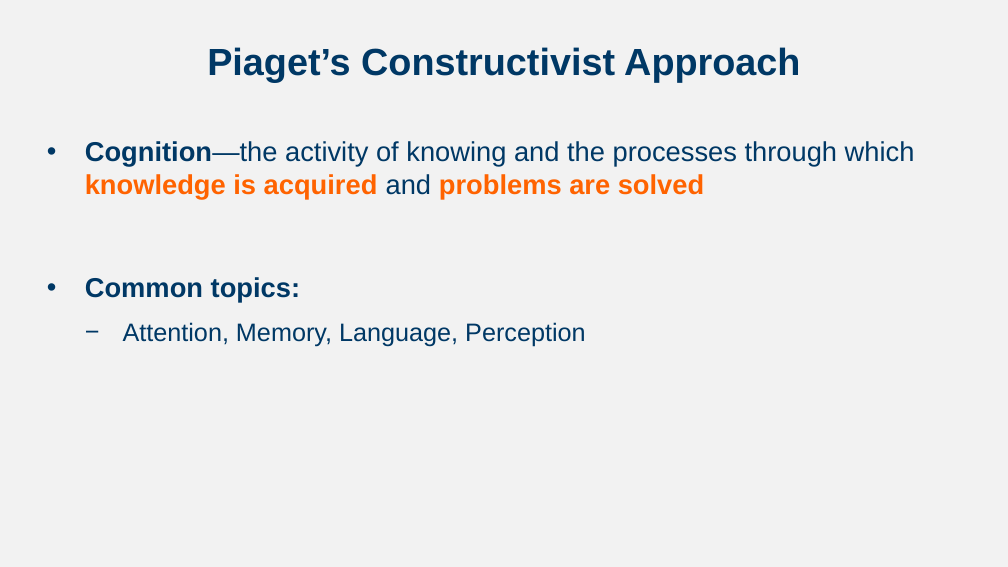
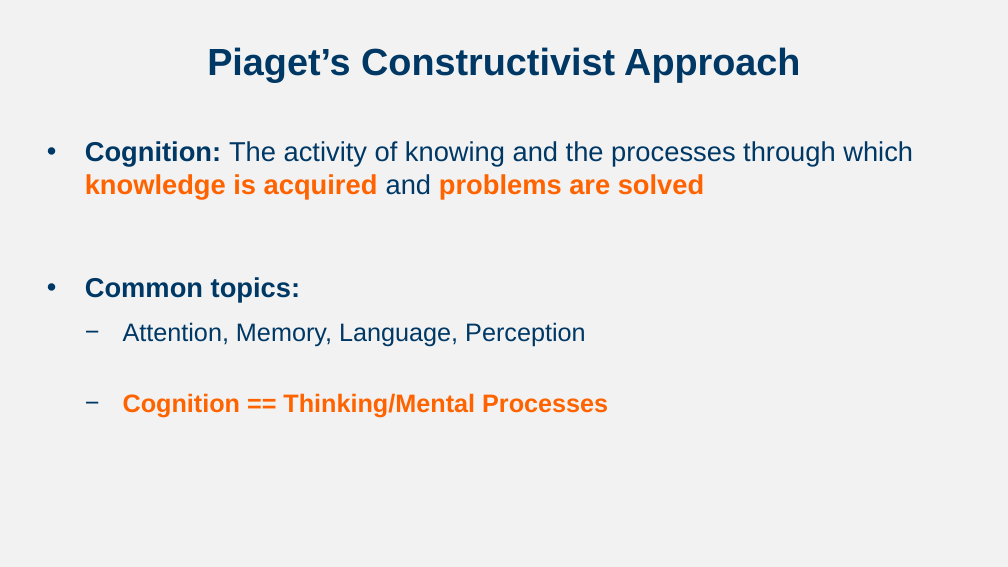
Before and after one commit to npm27/Teaching-Materials, a slide deck: slide 2 of Developmental Fall 23/Slides/Chapter 6.pptx. Drawn at 1008x567 pixels with LibreOffice and Linux fonts; fonts in the diff are those of the drawing. Boxes give left, top, right and bottom in pixels: in the first picture for what was removed or moved away, otherwise in the second. Text is boxed around its words. In the diff, an @@ line names an element or a change of style, - is before the commit and + after.

```diff
--- a/Developmental Fall 23/Slides/Chapter 6.pptx
+++ b/Developmental Fall 23/Slides/Chapter 6.pptx
@@ text at (85, 141, 913, 199): text changed @@
-• Cognition—the activity of knowing and the processes through which knowledge is acquired and problems are solved
+• Cognition: The activity of knowing and the processes through which knowledge is acquired and problems are solved
@@ text at (123, 393, 608, 418): paragraph added @@
+  − Cognition == Thinking/Mental Processes
```
Also in this commit, not shown: 5 other slides changed, 2 other files.
